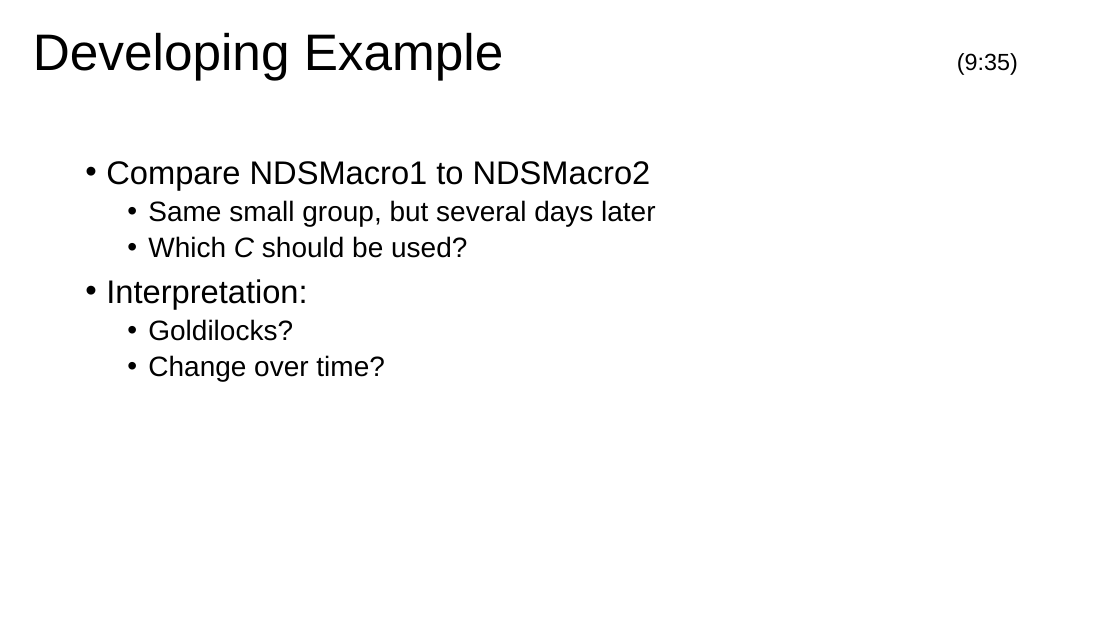
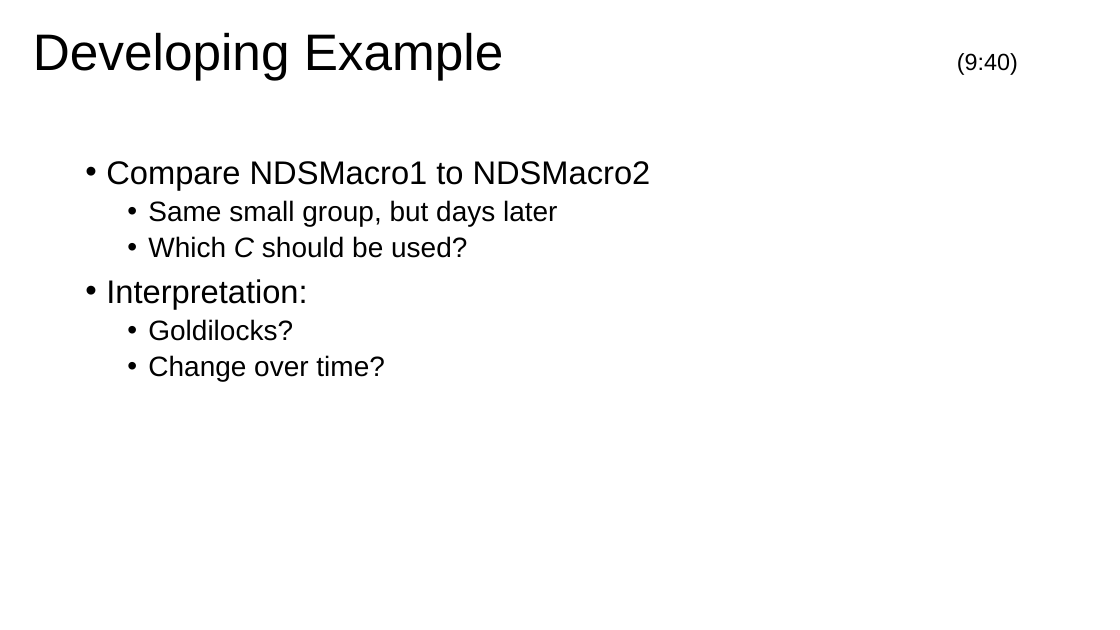
Before and after one commit to barneyricca/NDS_workshop, a slide deck: slide 10 of Slide Decks/Tuesday Morning.pptx (slide 12 before the commit). Drawn at 1120x630 pixels with LibreOffice and Linux fonts; fonts in the diff are those of the drawing; background and template pictures are left out. Boxes give left, top, right and bottom in pixels: in the first picture for what was removed or moved away, otherwise in the second. Text is boxed around its words. In the diff, an @@ line names an element or a change of style, - is before the commit and + after.

```diff
--- a/Slide Decks/Tuesday Morning.pptx
+++ b/Slide Decks/Tuesday Morning.pptx
@@ title at [33,32,1018,80]: text changed @@
-Developing Example (9:35)
+Developing Example (9:40)
@@ text at [148,200,557,226]: text changed @@
-  • Same small group, but several days later
+  • Same small group, but days later
```
Also in this commit, not shown: 11 other slides changed, 1 slide added, 2 slides removed, 4 other files.
